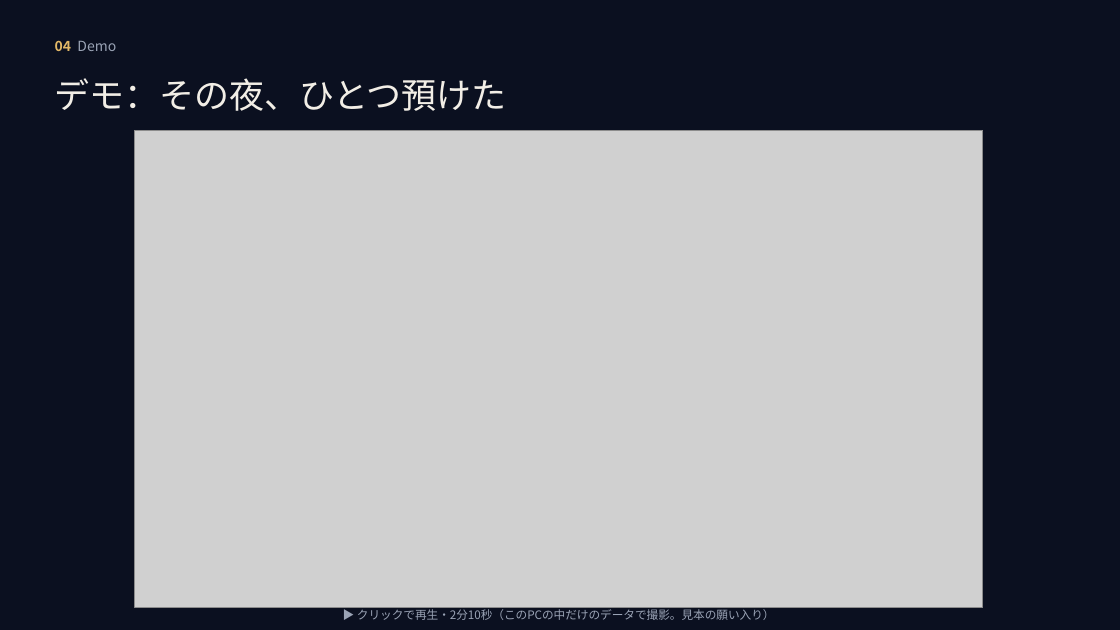
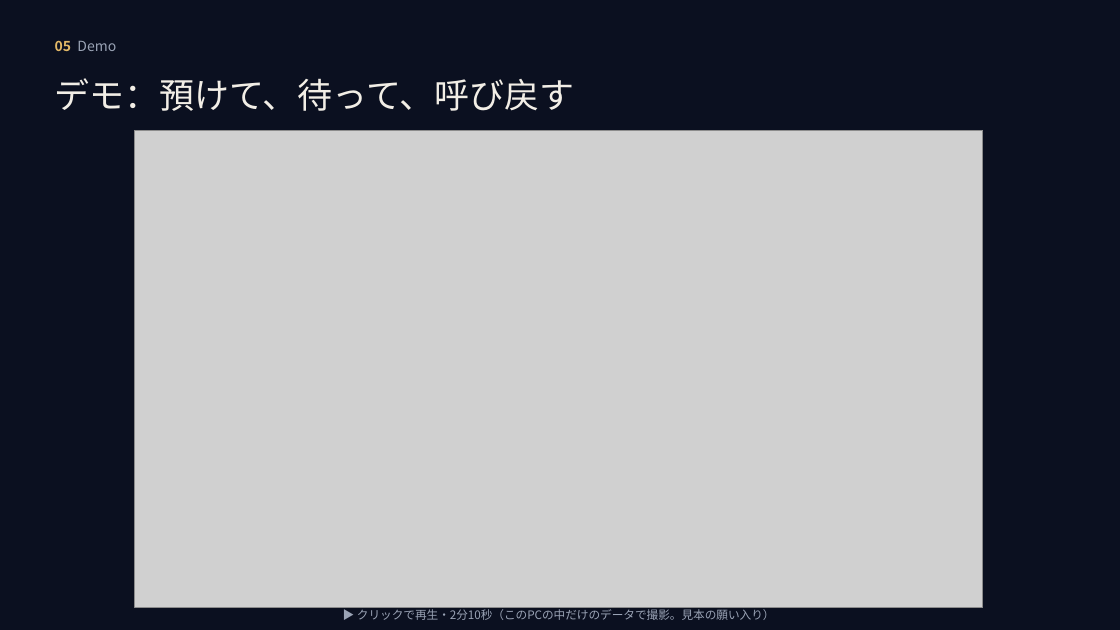
Before and after one commit to mai-san447/hello-earth-25143, a slide deck: slide 6 of deliverables/2026-10-11-gga-selection/MORUNE25143_GGAセレクション_2026-10-12.pptx (slide 5 before the commit). Drawn at 1120x630 pixels with LibreOffice and Linux fonts; fonts in the diff are those of the drawing; grey boxes stand for pictures. Boxes give left, top, right and bottom in pixels: in the first picture for what was removed or moved away, otherwise in the second. Text is boxed around its words. In the diff, an @@ line names an element or a change of style, - is before the commit and + after.

```diff
--- a/deliverables/2026-10-11-gga-selection/MORUNE25143_GGAセレクション_2026-10-12.pptx
+++ b/deliverables/2026-10-11-gga-selection/MORUNE25143_GGAセレクション_2026-10-12.pptx
@@ text at bbox=[55, 40, 116, 51]: text changed @@
-04 Demo
+05 Demo
@@ text at bbox=[55, 78, 575, 111]: text changed @@
-デモ：その夜、ひとつ預けた
+デモ：預けて、待って、呼び戻す
```
Also in this commit, not shown: 5 other slides changed, 2 slides added, 3 slides removed, 2 other files.
